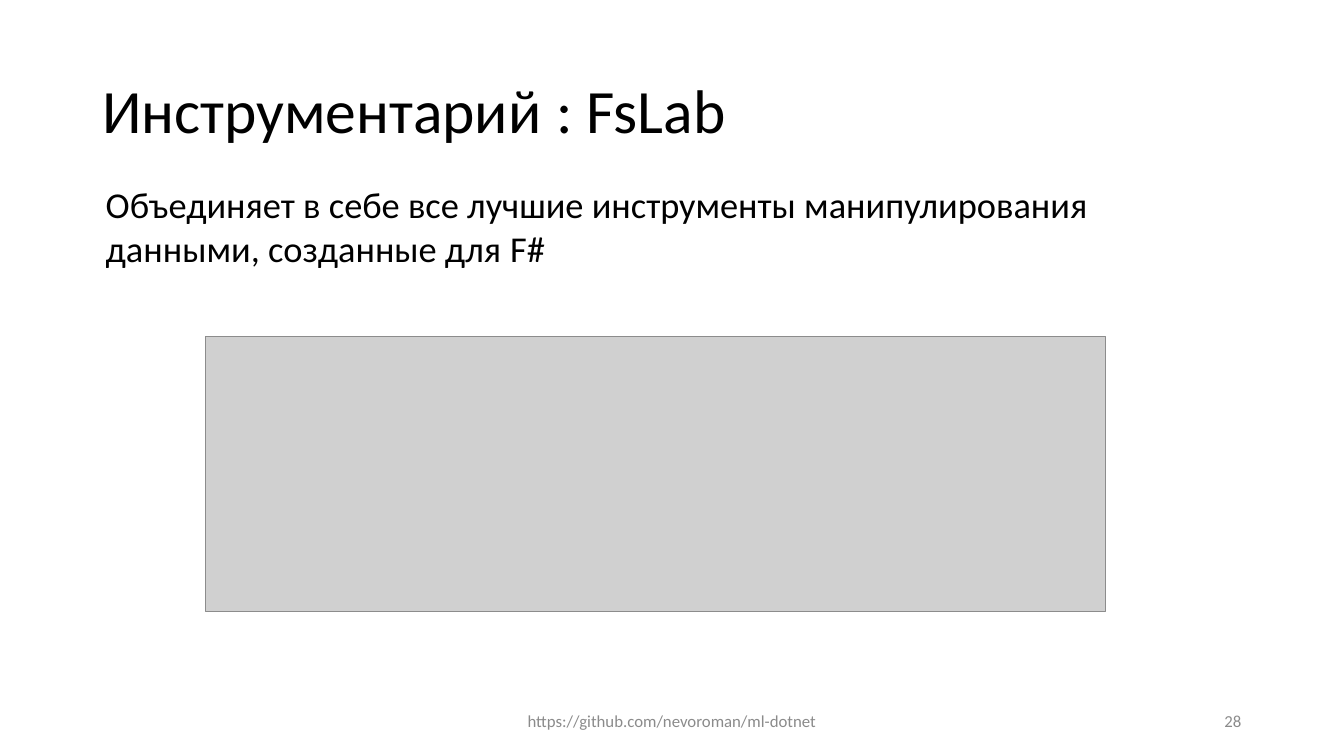
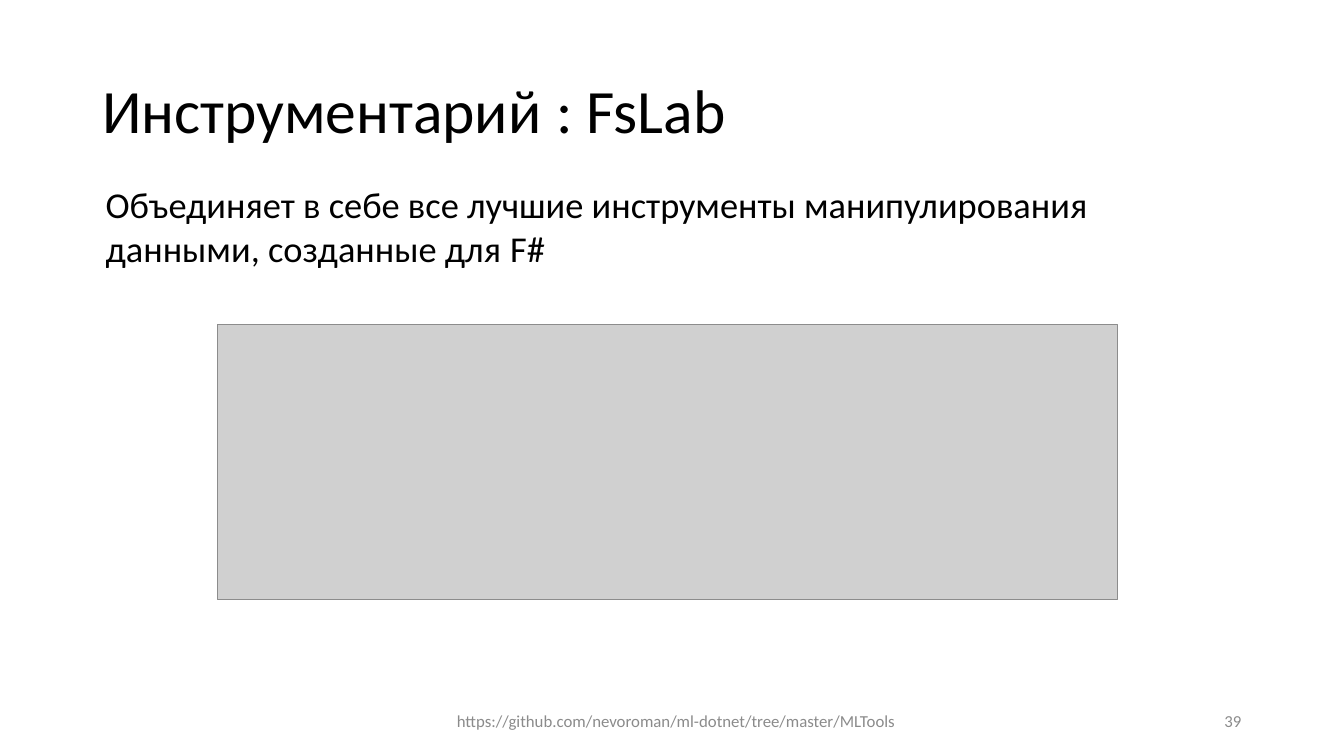
Before and after one commit to Spectr9/ml-dotnet, a slide deck: slide 39 of Slides/Slides.pptx (slide 28 before the commit). Drawn at 1344x756 pixels with LibreOffice and Linux fonts; fonts in the diff are those of the drawing; grey boxes stand for pictures. Boxes give left, top, right and bottom in pixels: in the first picture for what was removed or moved away, otherwise in the second. Text is boxed around its words. In the diff, an @@ line names an element or a change of style, - is before the commit and + after.

```diff
--- a/Slides/Slides.pptx
+++ b/Slides/Slides.pptx
@@ picture: place and size @@
-picture at (206,336,1106,611)
+picture at (218,325,1118,600)
@@ text at (457,715,895,730): text changed @@
-https://github.com/nevoroman/ml-dotnet
+https://github.com/nevoroman/ml-dotnet/tree/master/MLTools
@@ page number at (1224,716,1241,727): text changed @@
-28
+39
```
Also in this commit, not shown: 9 other slides changed, 13 slides added, 1 slide removed, 2 other files.
